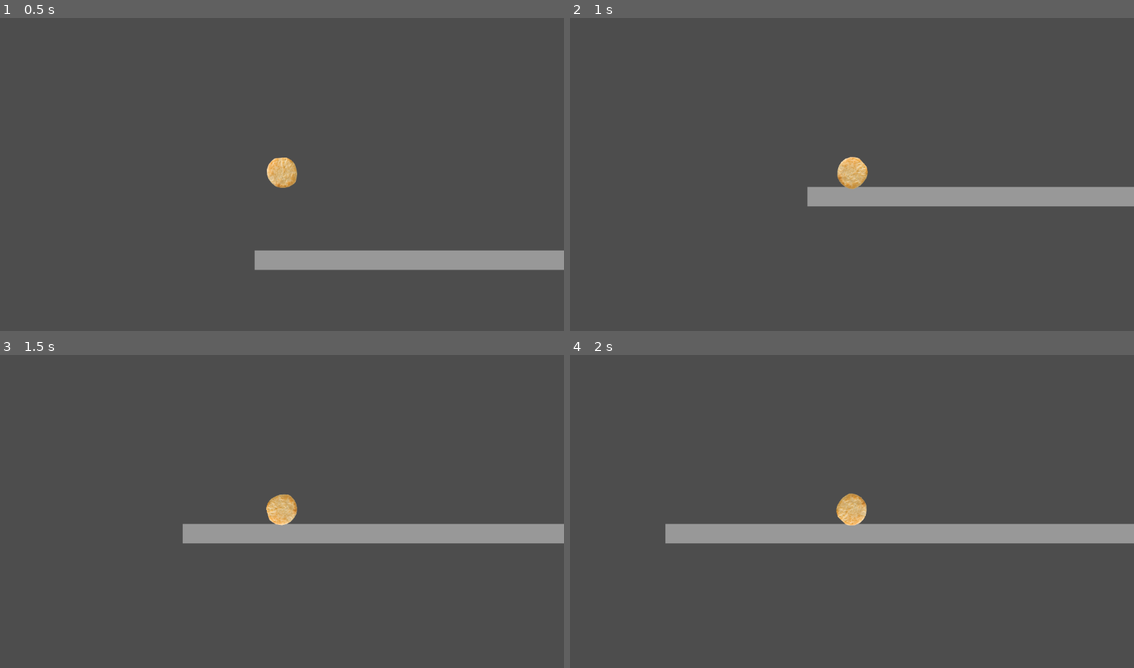
Above: before the commit, frames 1-4 (two rows, left to right).
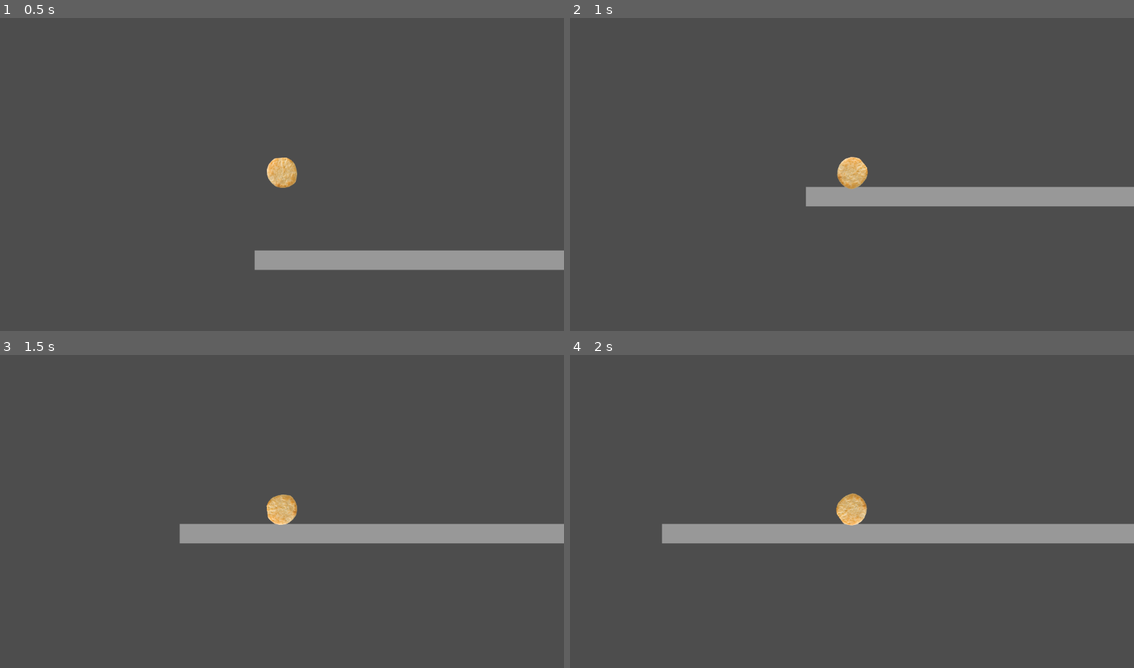
Above: after the commit, the same moments.

Repository: BVSokolov/BrackeysGameJam2025.2
Game: Godot game, scene res://src/scenes/BounceGreyBox.tscn
Same seed, same stepped clock (60 frames per second), same inputs: the game is played once before the commit and once after it. The project has no main scene, so this scene is started directly.
Inputs:
- Up to frame 1 (0.5 s): no input
- Up to frame 2 (1 s): hold Right (ui_right) from 0.53 s (still down)
- Up to frame 3 (1.5 s): keep holding Right (ui_right)
- Up to frame 4 (2 s): keep holding Right (ui_right)

Frame 1 is identical in both runs. In frame 2, less than 0.1% of the frame differs, in the area x 41-53%, y 44-61%; in frame 3, 0.2%; in frame 4, 0.2%, in the area x 16-53%, y 44-61%.

Commit message:
Use physics process

Diff:
--- a/src/scenes/Player/player.gd
+++ b/src/scenes/Player/player.gd
@@ -20,5 +20,5 @@
 
   apply_force(force * dt)
 
-func _process(dt: float) -> void:
+func _physics_process(dt: float) -> void:
   process_move(dt)
